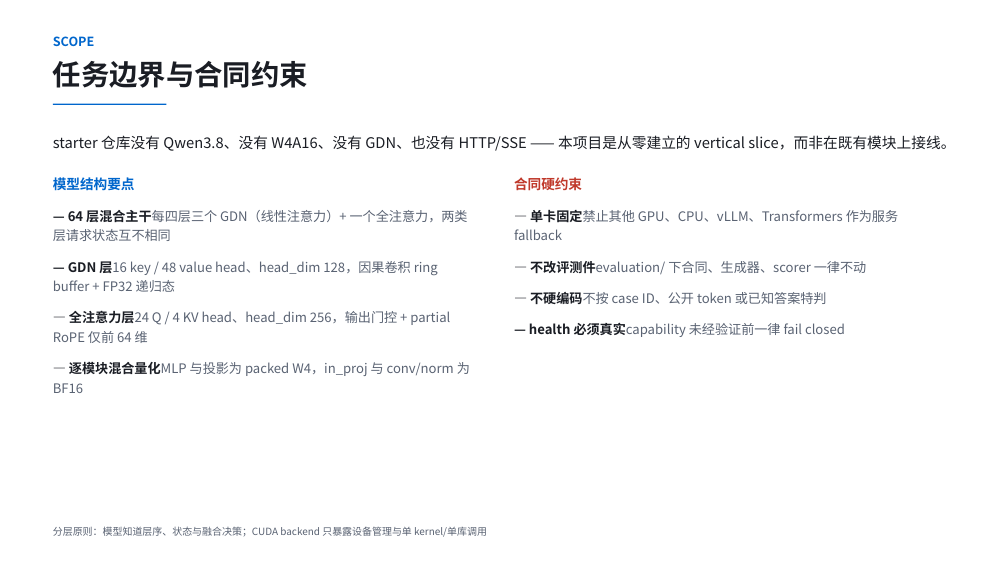
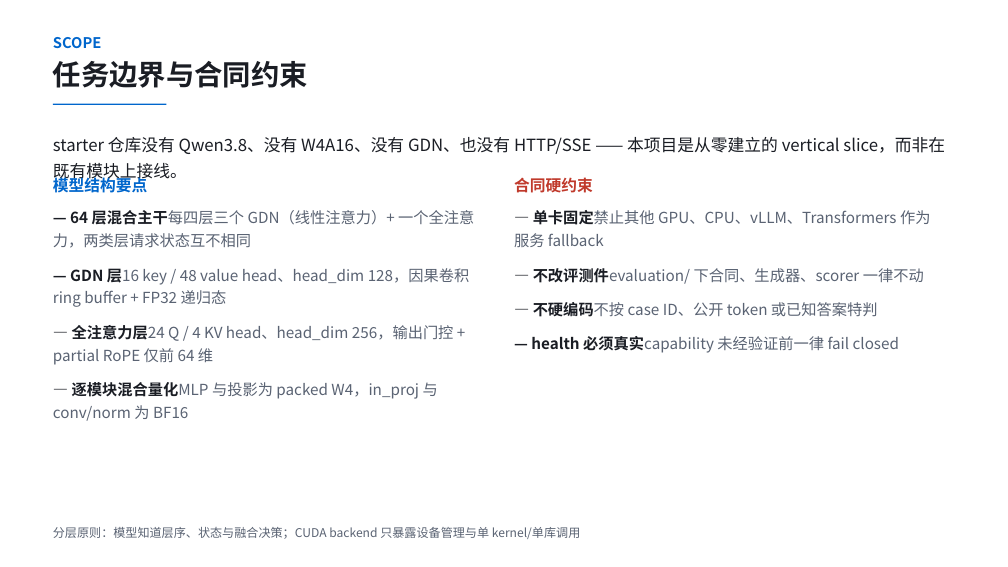
Before and after one commit to mygqdmmss/ApxInf, a slide deck: slide 3 of pdf/项目6_程仁龙_4090能飞_v1.pptx. Drawn at 1008x567 pixels with LibreOffice and Linux fonts; fonts in the diff are those of the drawing. Boxes give left, top, right and bottom in pixels: in the first picture for what was removed or moved away, otherwise in the second. Text is boxed around its words. In the diff, an @@ line names an element or a change of style, - is before the commit and + after.

```diff
--- a/pdf/项目6_程仁龙_4090能飞_v1.pptx
+++ b/pdf/项目6_程仁龙_4090能飞_v1.pptx
@@ text "SCOPE" at bbox=[53, 37, 101, 48]: size 12 to 14 pt @@
@@ text "starter 仓库没有 Qwen3.8、没有 W4A16、没有 GDN、也没有 ..." at bbox=[53, 137, 945, 182]: size 14 to 16 pt @@
@@ text "模型结构要点" at bbox=[53, 175, 147, 196]: size 13 to 15 pt @@
@@ text "合同硬约束" at bbox=[514, 177, 593, 193]: size 13 to 15 pt @@
@@ text "— 64 层混合主干每四层三个 GDN（线性注意力）+ 一个全注意力，两类层请求状态互不相同" at bbox=[53, 210, 474, 421]: size 12.5 to 14.5 pt @@
@@ text "— 单卡固定禁止其他 GPU、CPU、vLLM、Transformers 作为服务 fallback" at bbox=[514, 210, 930, 353]: size 12.5 to 14.5 pt @@
@@ text "分层原则：模型知道层序、状态与融合决策；CUDA backend 只暴露设备管理与单 kernel/单库调用" at bbox=[53, 527, 580, 539]: size 9.5 to 11.5 pt @@
```
Also in this commit, not shown: 14 other slides changed, 3 other files.
